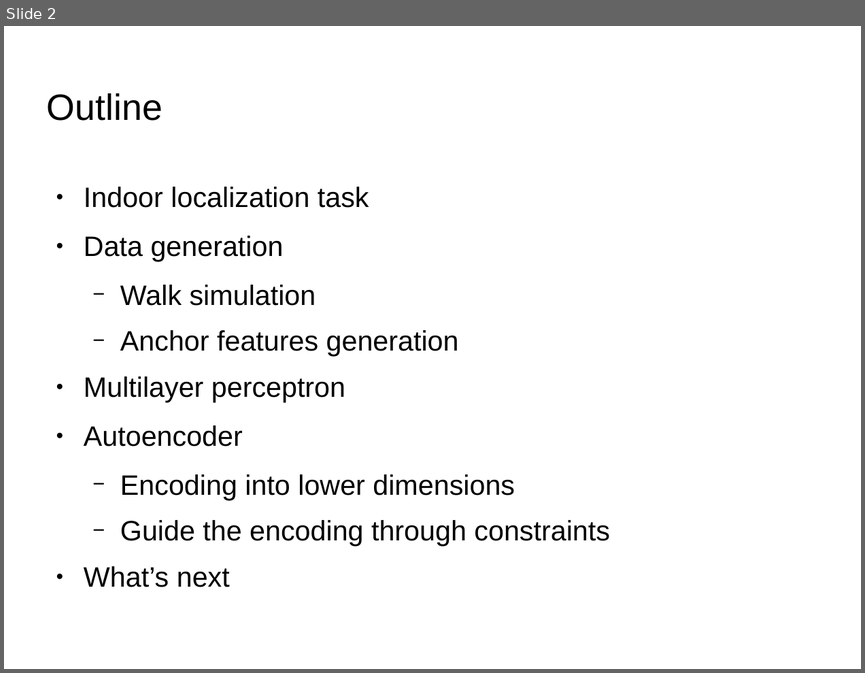
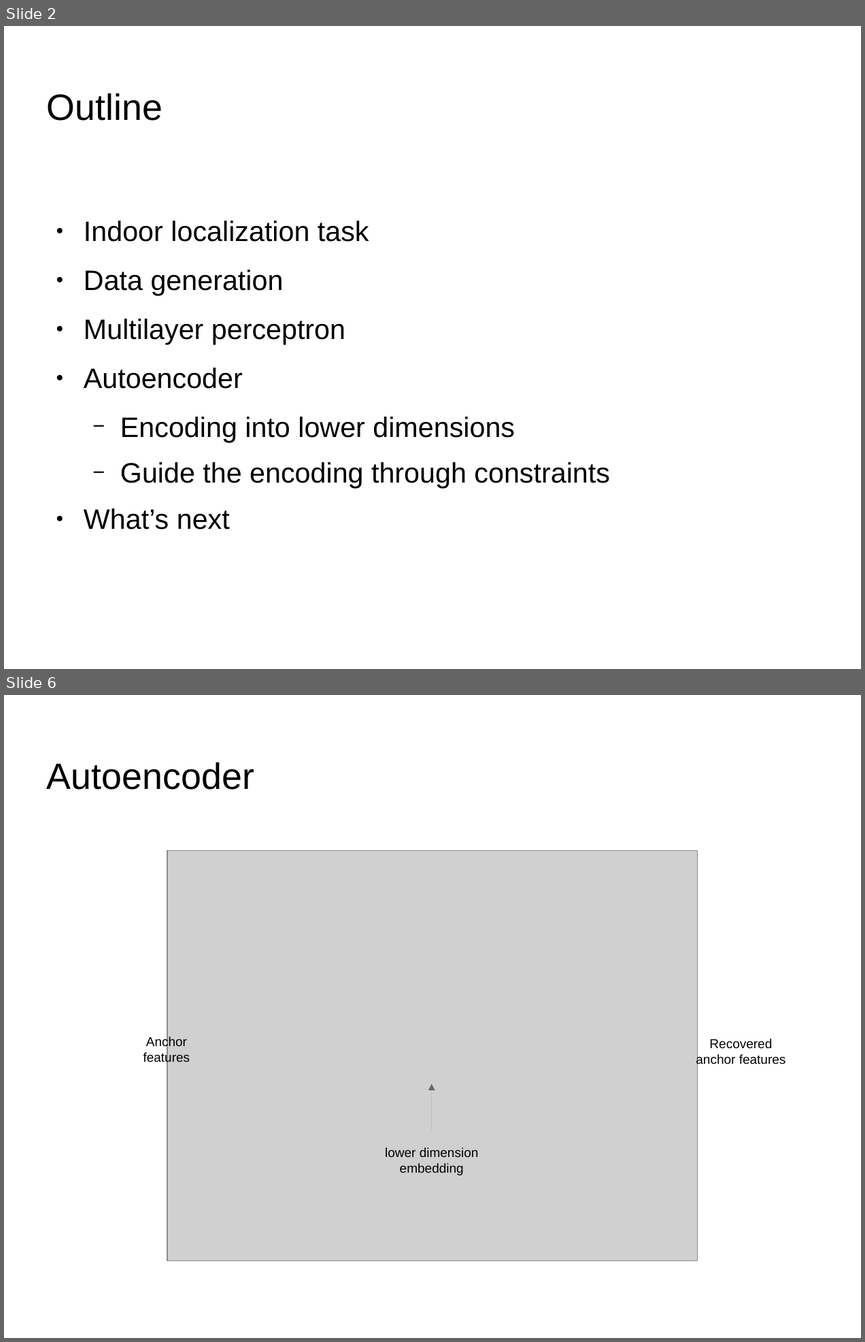
Before and after one commit to Painguin/Learning-based-multi-modal-indoor-localization, a slide deck: midterm_presentation.odp. Shown one above the other, each under a label of ours: slide 2 before the commit, slides 2 and 6 after it; the slides between them are not shown. The pictures are 865x673 and 865x1342 pixels, drawn with LibreOffice and Linux fonts; fonts in the diff are those of the drawing; grey boxes stand for pictures; background and template pictures are left out. Boxes give left, top, right and bottom in pixels: in the first picture for what was removed or moved away, otherwise in the second. Text is boxed around its words. In the diff, an @@ line names an element or a change of style, - is before the commit and + after.

```diff
--- a/midterm_presentation.odp
+++ b/midterm_presentation.odp
@@ slide 6 added at box(4, 695, 861, 1338), background picture (left out) @@
@@ title added at box(47, 762, 254, 790), 33.9 pt, text #000000 @@
+Autoencoder
@@ picture added at box(167, 851, 698, 1260) @@
@@ text added at box(143, 1036, 190, 1064), 12 pt, text #000000 @@
+Anchor
+features
@@ text added at box(696, 1038, 786, 1066), 12 pt, text #000000 @@
+Recovered
+anchor features
@@ arrow added from (432, 1130) to (432, 1084), #666666 0 pt @@
@@ text added at box(385, 1147, 479, 1175), 12 pt, text #000000 @@
+lower dimension
+embedding
@@ slide 2 changed as well @@
@@ text "Indoor localization task": place and size @@
-text "Indoor localization task" at box(84, 186, 610, 587)
+text "Indoor localization task" at box(84, 220, 610, 529)
@@ text at box(120, 284, 459, 356): paragraphs removed @@
-  − Walk simulation
-  − Anchor features generation
```
Also in this commit, not shown: 4 other slides changed, 6 other slides added, 8 slides removed, 28 other files.
